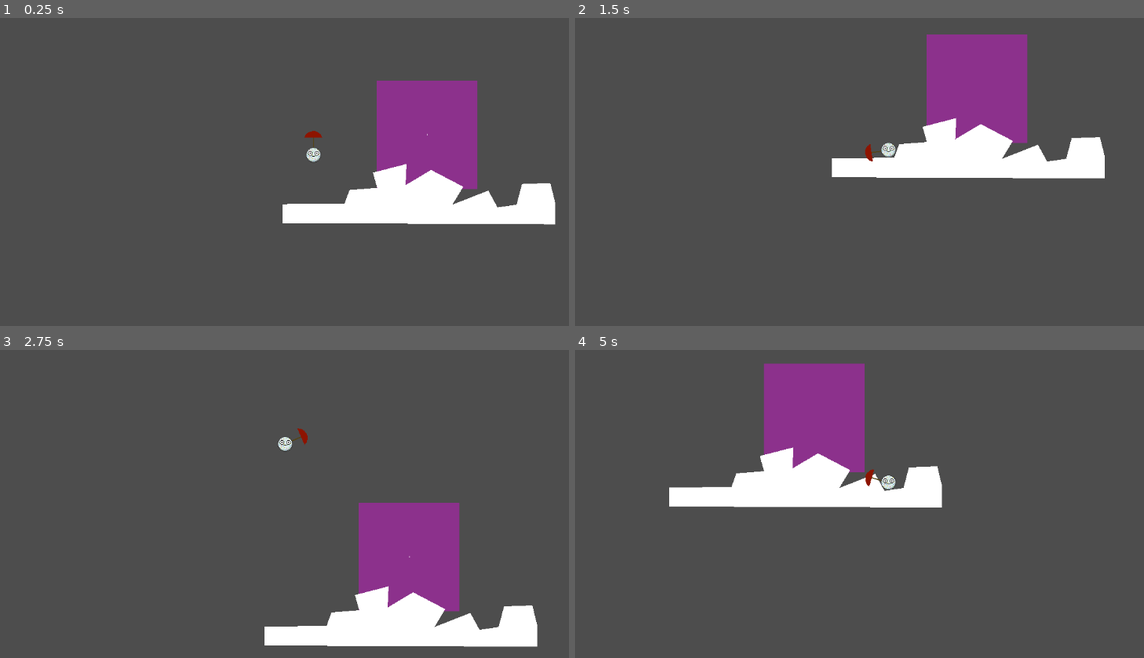
Above: before the commit, frames 1-4 (two rows, left to right).
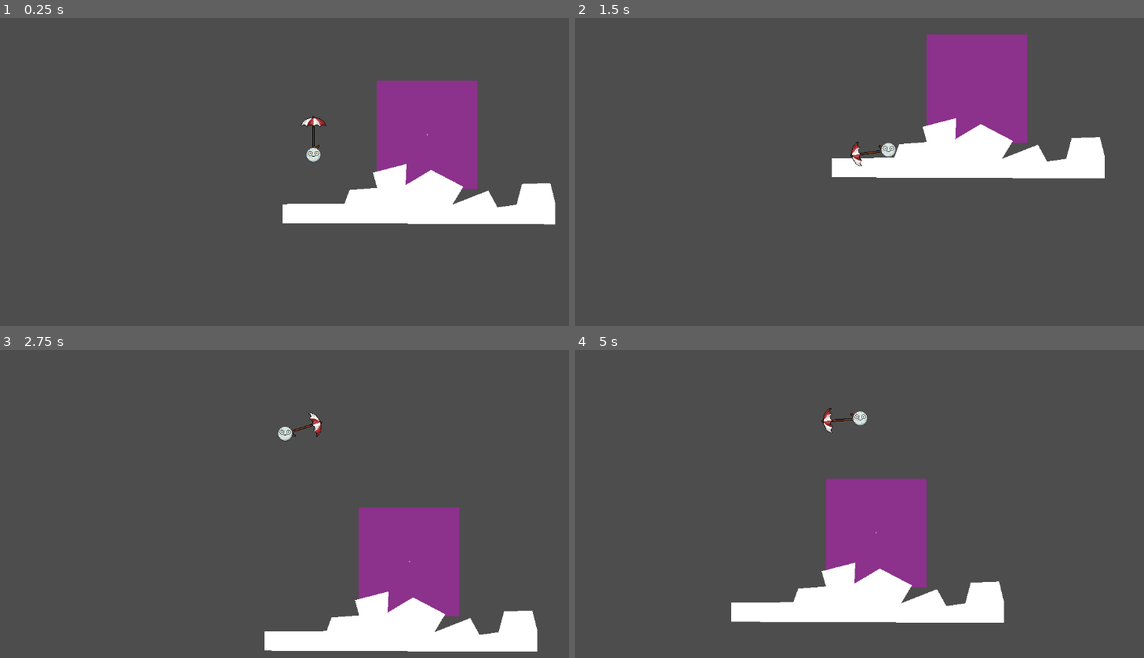
Above: after the commit, the same moments.

Repository: AnJ95/shiny-umbrella
Game: Godot game, scene res://scenes/node_2d.tscn
The game is run twice, just before and just after one commit, with the same random seed, the same clock (stepped at 60 frames per second) and the same inputs.
Inputs (mouse positions are in pixels of both pictures, inside the frame that each line leads up to):
- Up to frame 1 (0.25 s): no input
- Up to frame 2 (1.5 s): move the mouse to (1024, 131) at 0.52 s; hold D (right) from 0.53 s (still down); tap W (up) at 0.77 s; move the mouse to (762, 168) at 1.27 s
- Up to frame 3 (2.75 s): tap W (up) at 1.52 s; move the mouse to (375, 405) at 2.02 s; release D (right) at 2.03 s; hold A (left) from 2.03 s (still down)
- Up to frame 4 (5 s): move the mouse to (859, 553) at 2.77 s; release A (left) at 2.78 s; hold D (right) 2.78-4.28 s; tap W (up) at 3.02, 3.77, 4.52 s; move the mouse to (1075, 534) at 3.52 s; move the mouse to (700, 430) at 4.27 s; hold A (left) from 4.28 s (still down)

The runs differ from the first frame. In frame 1, 0.2% of the frame differs, in the area x 52-58%, y 31-43%; in frame 2, 0.2%; in frame 3, 2.4%; in frame 4, 20%, in the area x 16-76%, y 4-89%.

Commit message:
umbrella sprite is now used by player scene

Diff:
--- a/scenes/player/player.tscn
+++ b/scenes/player/player.tscn
@@ -1,8 +1,9 @@
-[gd_scene load_steps=17 format=3 uid="uid://dlcq2gkt85b4q"]
+[gd_scene load_steps=20 format=3 uid="uid://dlcq2gkt85b4q"]
 
 [ext_resource type="Script" path="res://scenes/player/player.gd" id="1_1rsda"]
 [ext_resource type="Texture2D" uid="uid://btjyke0t3qtwi" path="res://scenes/player/sprites/cookie.png" id="2_cp4cd"]
 [ext_resource type="Texture2D" uid="uid://chgcnxquejqns" path="res://scenes/player/sprites/gloss.png" id="2_wq2mr"]
+[ext_resource type="Texture2D" uid="uid://ugnwcb0oh48s" path="res://scenes/player/sprites/umbrella.png" id="3_rmrgq"]
 [ext_resource type="Texture2D" uid="uid://d3h0l1toa4xro" path="res://scenes/player/sprites/eyes.png" id="4_s8spw"]
 [ext_resource type="Texture2D" uid="uid://b3li0tf60fppp" path="res://scenes/player/sprites/mouth.png" id="5_ekqu3"]
 [ext_resource type="PackedScene" uid="uid://hu7t8skah5lv" path="res://scenes/windable/windable.tscn" id="6_8sffo"]
@@ -11,8 +12,22 @@
 radius = 14.0
 
 [sub_resource type="CapsuleShape2D" id="CapsuleShape2D_0ipyr"]
-radius = 9.0
-height = 38.0
+height = 54.0
+
+[sub_resource type="AtlasTexture" id="AtlasTexture_go3gj"]
+atlas = ExtResource("3_rmrgq")
+region = Rect2(0, 0, 46, 61)
+
+[sub_resource type="SpriteFrames" id="SpriteFrames_5redo"]
+animations = [{
+"frames": [{
+"duration": 1.0,
+"texture": SubResource("AtlasTexture_go3gj")
+}],
+"loop": true,
+"name": &"default",
+"speed": 5.0
+}]
 
 [sub_resource type="AtlasTexture" id="AtlasTexture_kekri"]
 atlas = ExtResource("2_cp4cd")
@@ -86,24 +101,21 @@
 
 [node name="umbrella" type="Area2D" parent="."]
 
-[node name="umbrella_polygon" type="Polygon2D" parent="umbrella"]
-position = Vector2(13, 0)
-color = Color(0.554419, 0.0800593, 0, 1)
-polygon = PackedVector2Array(19, -17, 25, -14, 29, -8, 31, 0, 30, 6, 25, 13, 19, 16)
-
 [node name="CollisionPolygon2D" type="CollisionPolygon2D" parent="umbrella"]
 position = Vector2(13, 0)
-polygon = PackedVector2Array(19, -16, 19, 16, 25, 13, 30, 6, 31, 0, 29, -8, 25, -14)
-
-[node name="Polygon2D" type="Polygon2D" parent="umbrella"]
-color = Color(0.336551, 0.268717, 0.0896299, 1)
-polygon = PackedVector2Array(0, -1, 32, -1, 32, 1, 0, 1)
+polygon = PackedVector2Array(40, -23, 40, 23, 51, 16, 55, 6, 55, -6, 51, -16)
 
 [node name="windable" parent="umbrella" instance=ExtResource("6_8sffo")]
 position = Vector2(37, 0)
 
 [node name="CollisionShape2D" type="CollisionShape2D" parent="umbrella/windable"]
+position = Vector2(22, 0)
 shape = SubResource("CapsuleShape2D_0ipyr")
+
+[node name="umbrella_sprite" type="AnimatedSprite2D" parent="umbrella"]
+position = Vector2(41, 0)
+rotation = 1.5708
+sprite_frames = SubResource("SpriteFrames_5redo")
 
 [node name="sprites" type="Node2D" parent="."]
 
